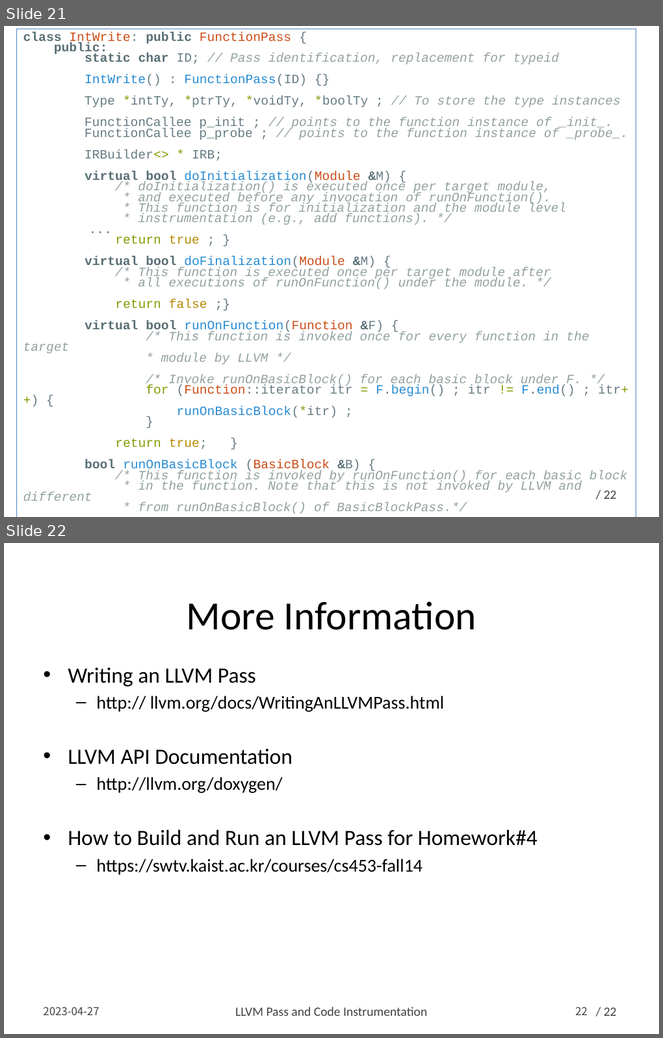
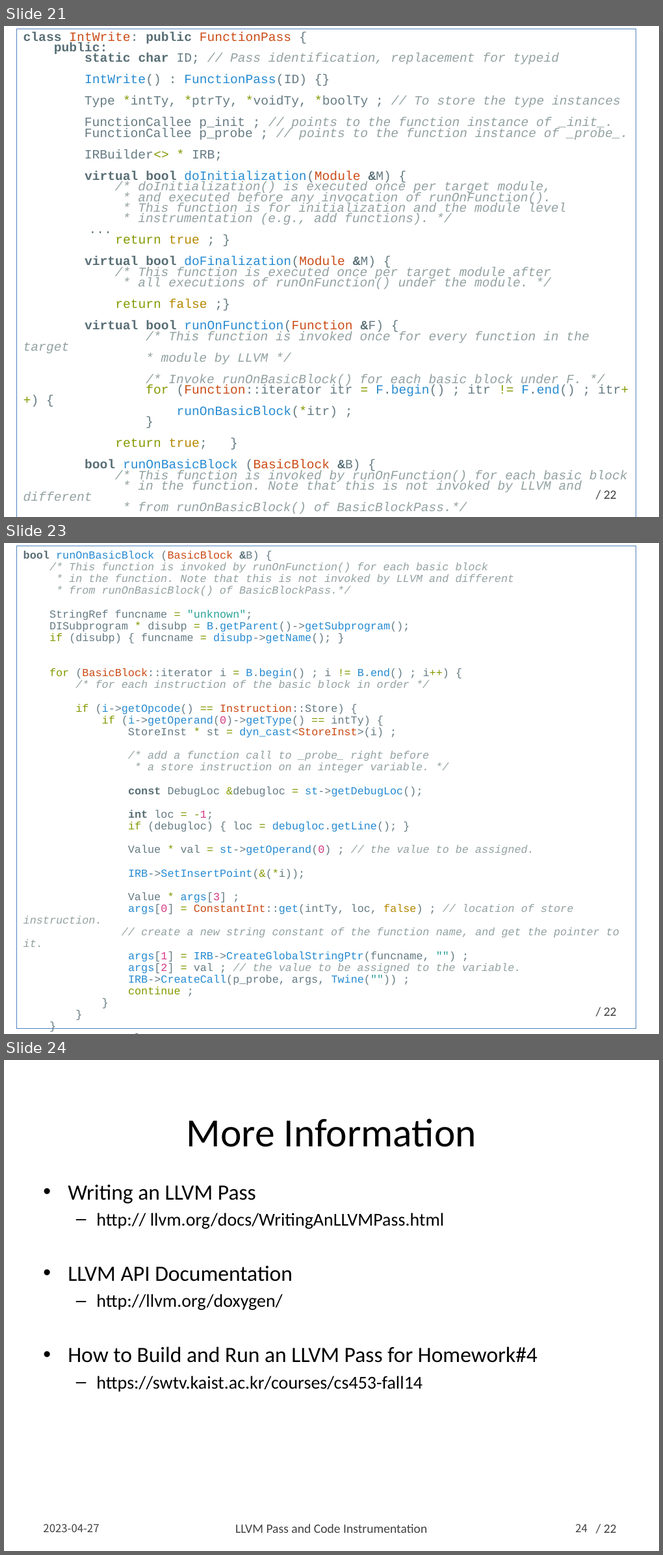
Before and after one commit to swtv-kaist/cs458-spring23, a slide deck: 2-coverage/lec13-llvm-pass-v3.pptx. Shown one above the other, each under a label of ours: slides 21 and 22 before the commit, slides 21, 23 and 24 after it; the slides between them are not shown. The pictures are 663x1038 and 663x1555 pixels, drawn with LibreOffice and Linux fonts; fonts in the diff are those of the drawing. Boxes give left, top, right and bottom in pixels: in the first picture for what was removed or moved away, otherwise in the second. Text is boxed around its words. In the diff, an @@ line names an element or a change of style, - is before the commit and + after.

```diff
--- a/2-coverage/lec13-llvm-pass-v3.pptx
+++ b/2-coverage/lec13-llvm-pass-v3.pptx
@@ slide 23 added at bbox=[4, 543, 659, 1034], background #FFFFFF; not listed: 1 template element that a slide beside it also shows @@
@@ rectangle added at bbox=[17, 546, 636, 1029], outline #4F81BD 0.75 pt, 12 pt, text #93A1A1 @@
+bool runOnBasicBlock (BasicBlock &B) {
+/* This function is invoked by runOnFunction() for each basic block
+* in the function. Note that this is not invoked by LLVM and different
+* from runOnBasicBlock() of BasicBlockPass.*/
+StringRef funcname = "unknown";
+DISubprogram * disubp = B.getParent()->getSubprogram();
+if (disubp) { funcname = disubp->getName(); }
+for (BasicBlock::iterator i = B.begin() ; i != B.end() ; i++) {
+/* for each instruction of the basic block in order */
+if (i->getOpcode() == Instruction::Store) {
+if (i->getOperand(0)->getType() == intTy) {
+StoreInst * st = dyn_cast<StoreInst>(i) ;
+/* add a function call to _probe_ right before
+* a store instruction on an integer variable. */
+const DebugLoc &debugloc = st->getDebugLoc();
+int loc = -1;
+if (debugloc) { loc = debugloc.getLine(); }
+Value * val = st->getOperand(0) ; // the value to be assigned.
+IRB->SetInsertPoint(&(*i));
+Value * args[3] ;
+args[0] = ConstantInt::get(intTy, loc, false) ; // location of store instruction.
+// create a new string constant of the function name, and get the pointer to it.
+args[1] = IRB->CreateGlobalStringPtr(funcname, "") ;
+args[2] = val ; // the value to be assigned to the variable.
+IRB->CreateCall(p_probe, args, Twine("")) ;
+continue ;
+}
+}
+}
+return true ;}
@@ what was slide 22 is now slide 24 @@
@@ page number at bbox=[575, 1524, 588, 1533]: text changed @@
-22
+24
```
Also in this commit, not shown: 1 other slide added, 2 other files.
